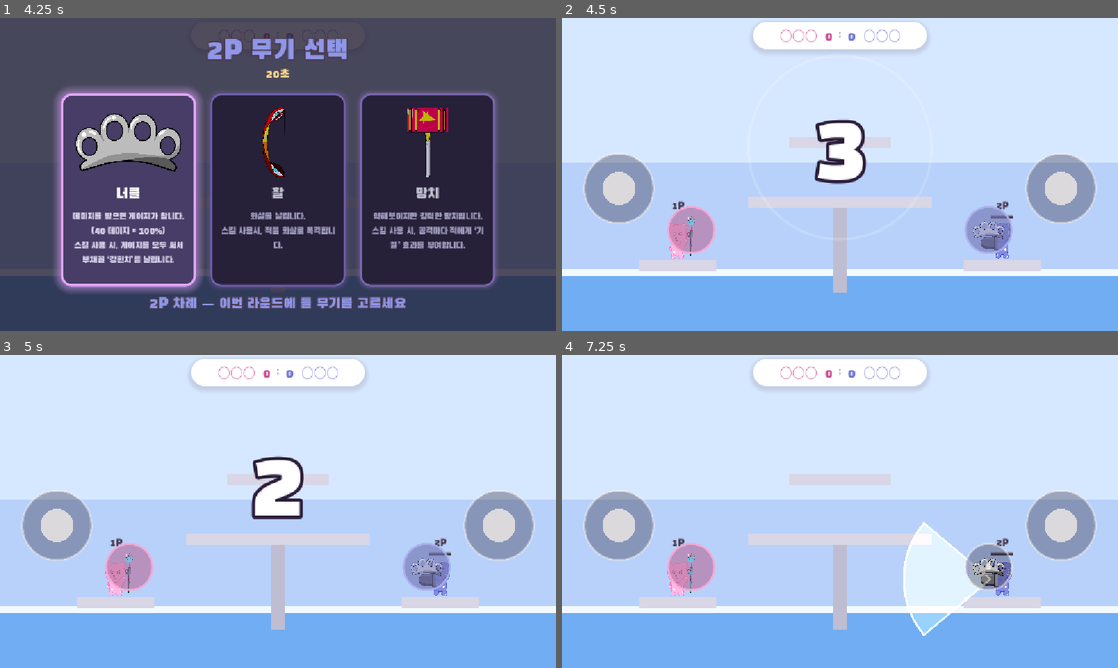
Above: before the commit, frames 1-4 (two rows, left to right).
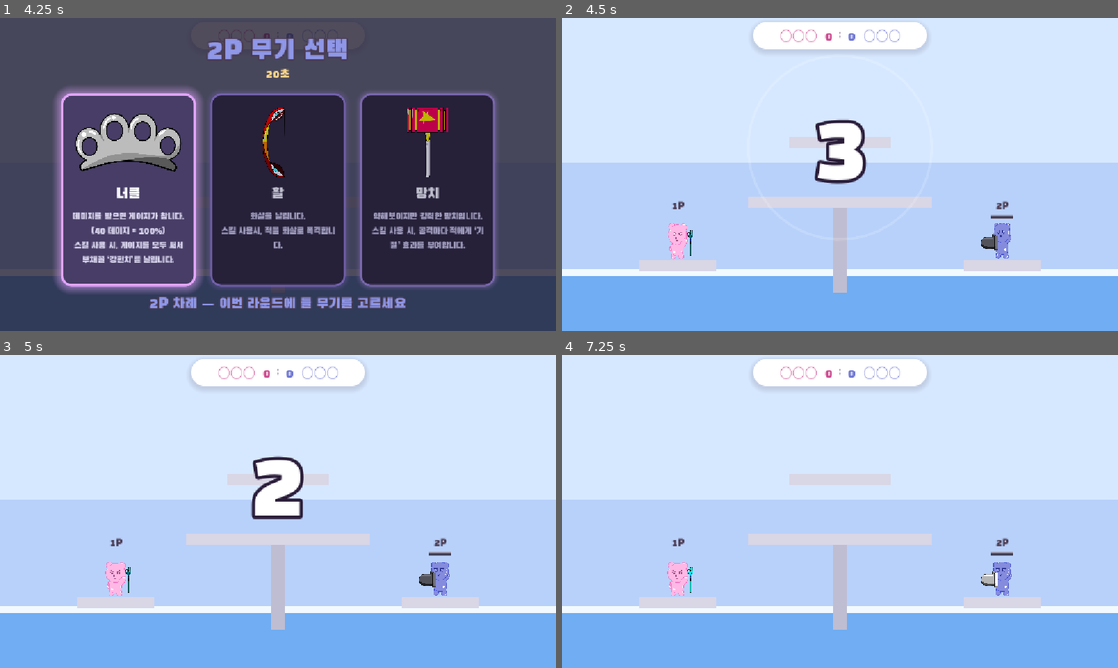
Above: after the commit, the same moments.

Repository: KADSA-OFFICIAL/Group-3
Game: Godot game, scene res://scenes/title.tscn
The game is run twice, just before and just after one commit, with the same random seed, the same clock (stepped at 60 frames per second) and the same inputs.
Inputs (mouse positions are in pixels of both pictures, inside the frame that each line leads up to):
- Up to frame 1 (4.25 s): click "시작" at 0.5 s; click "시작!" at 1.25 s; move the mouse to (400, 158) at 2.02 s; click (400, 158) at 2.17 s; tap Enter at 2.75 s; drag from (166, 190) to (278, 327) at 2.77 s; click "삼지창" at 3.5 s
- Up to frame 2 (4.5 s): click "너클" at 4.25 s
- Up to frame 3 (5 s): no input
- Up to frame 4 (7.25 s): move the mouse to (895, 442) at 5.02 s; click (895, 442) at 5.17 s; drag from (812, 574) to (673, 464) at 5.77 s; move the mouse to (1006, 558) at 6.52 s; click (1006, 558) at 6.67 s

Frame 1 is identical in both runs. In frame 2, 6.5% of the frame differs, in the area x 3-97%, y 43-76%; in frame 3, 6.5%; in frame 4, 9.3%, in the area x 3-97%, y 43-90%.

Commit message:
feat: PC에서는 화면 조이스틱·궁극기 버튼을 숨기고 키보드로만 조작한다 (#360)
OS.has_feature("pc")이면 TouchControls를 _ready()에서 숨기고 입력도 끈다.
덮는 화면이 닫혀도 다시 펴지 않는다. main.gd가 set_cooldown()·set_weapon()을
늘 부르므로 노드는 지우지 않는다. PC에서 조작물을 눌러 보려고 받던 마우스
입력도 뺐다. CLAUDE.md·README 조작 안내를 맞췄다.

Co-Authored-By: Claude Opus 5.5 <noreply@anthropic.com>

Diff:
--- a/scripts/touch_controls.gd
+++ b/scripts/touch_controls.gd
@@ -10,14 +10,15 @@
 ## 다른 쪽이 굳는다. `InputEventScreenTouch.index`(손가락 번호)를 볼 수 있는 곳은
 ## `_input()` 하나뿐이라, 받는 곳을 여기 하나로 모으고 조작물에는 나눠만 준다.
 ##
-## ## 마우스도 같이 받는다
+## ## PC 에서는 아예 없다 (#360)
 ##
-## PC 에서 F5 로 확인할 길을 없애지 않기 위해서다. 기기에서는 손가락 하나가 터치와
-## 에뮬레이션된 마우스로 **두 번** 올라오지만, 둘 다 같은 조작물로 가고 조작물의
-## `press()` 는 같은 상태를 다시 넣는 것이라 겹쳐도 탈이 없다.
-
-## 마우스를 손가락 번호로 취급할 때 쓰는 값. 실제 손가락 번호는 0 이상이라 겹치지 않는다.
-const MOUSE_FINGER := -1
+## PC 는 키보드로 조작한다(1P `WASD`+왼쪽 `Shift`, 2P 방향키+`Space`). 조작물이 떠 있으면
+## 반투명이라도 젤리가 서는 바닥을 가리고, 마우스로 눌러도 반응해 젤리가 저절로 움직인다.
+## 그래서 `pc` 기능 태그가 있으면 처음부터 접어 두고 다시 펴지 않는다. **노드를 지우지
+## 않고 숨기기만 한다** — `main.gd` 가 `set_cooldown()`·`set_weapon()` 을 늘 부르기 때문이다.
+##
+## 마우스는 받지 않는다. 예전에는 PC 에서 F5 로 조작물을 눌러 보려고 받았는데 PC 에서
+## 조작물이 사라졌으므로 받을 이유가 없다 — 기기에서는 손가락이 터치로 그대로 온다.
 
 ## 전체 화면을 덮는 화면들. 하나라도 떠 있으면 조작물은 접힌다 —
 ## 무기 카드는 직접 터치해야 하고, 그 위에 조이스틱이 떠 있으면 카드를 가린다.
@@ -40,6 +41,10 @@
 
 
 func _ready() -> void:
+	if OS.has_feature("pc"):
+		hide()
+		set_process_input(false)
+		return
 	for path in covers:
 		var overlay := get_node_or_null(path)
 		if overlay != null:
@@ -97,10 +102,6 @@
 		_handle_press(event.index, event.position, event.pressed)
 	elif event is InputEventScreenDrag:
 		_handle_drag(event.index, event.position)
-	elif event is InputEventMouseButton and event.button_index == MOUSE_BUTTON_LEFT:
-		_handle_press(MOUSE_FINGER, event.position, event.pressed)
-	elif event is InputEventMouseMotion:
-		_handle_drag(MOUSE_FINGER, event.position)
 
 
 func _handle_press(finger: int, pos: Vector2, pressed: bool) -> void:
Not shown, changed: CLAUDE.md
Not shown, changed: README.md
